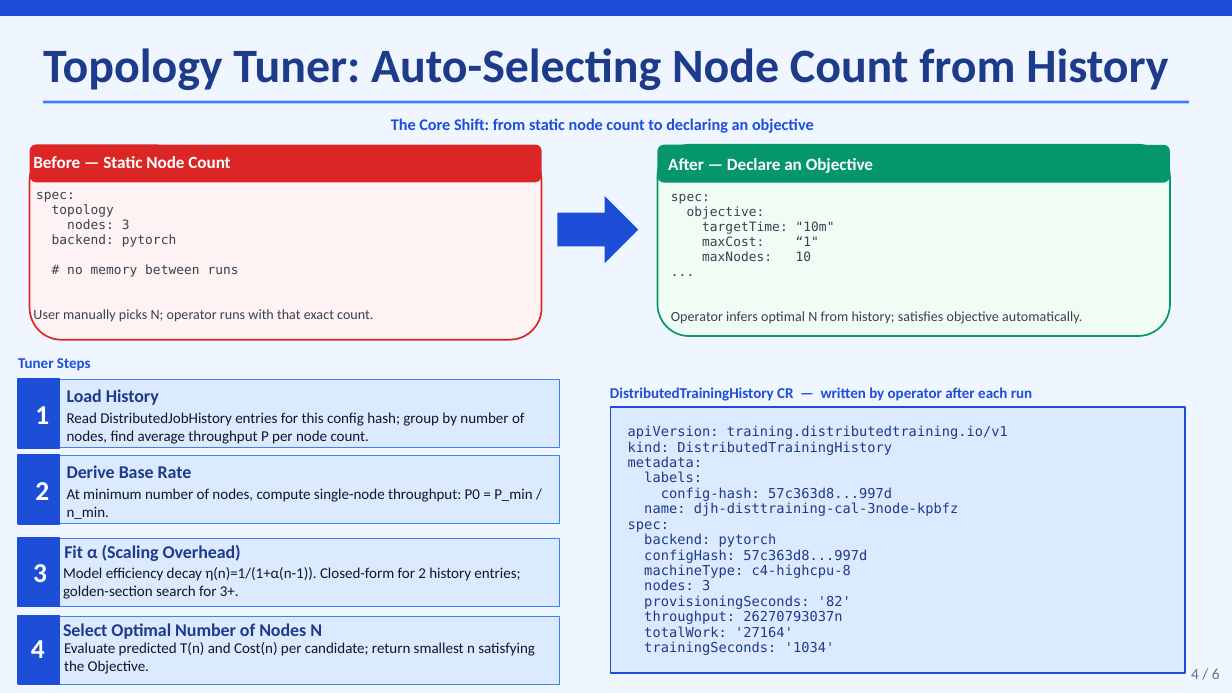
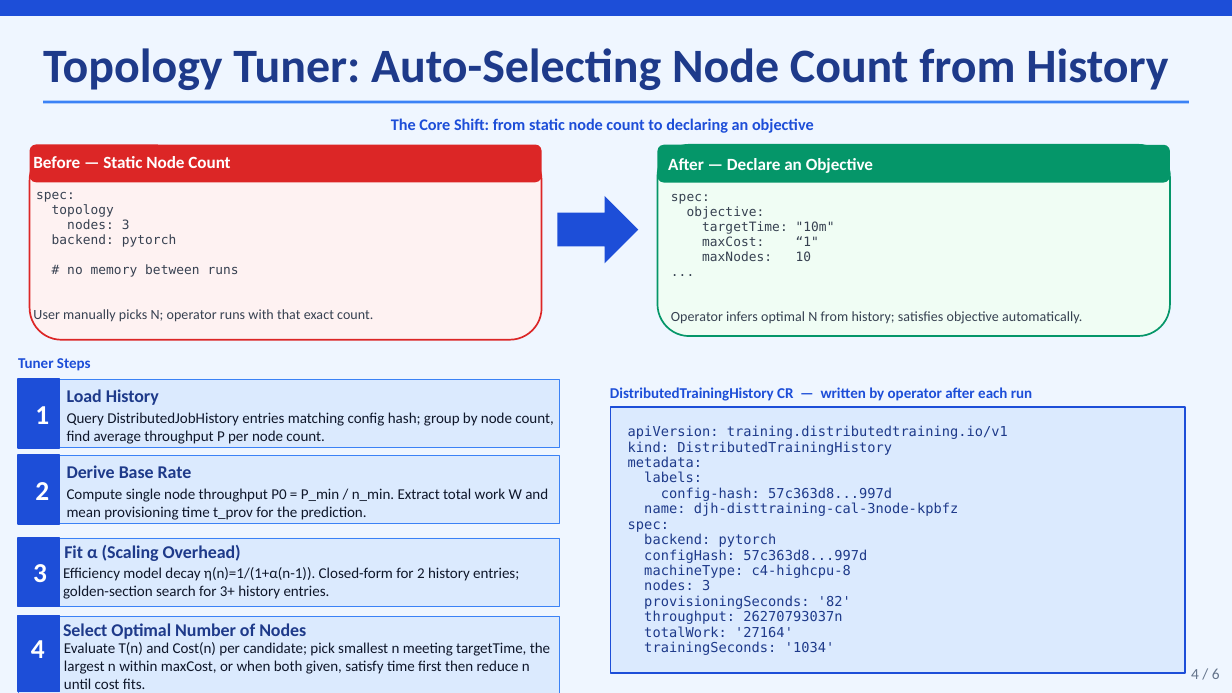
Before and after one commit to JonMukaj/praktikum2, a slide deck: slide 5 of presentation/final-finished.pptx. Drawn at 1232x693 pixels with LibreOffice and Linux fonts; fonts in the diff are those of the drawing. Boxes give left, top, right and bottom in pixels: in the first picture for what was removed or moved away, otherwise in the second. Text is boxed around its words. In the diff, an @@ line names an element or a change of style, - is before the commit and + after.

```diff
--- a/presentation/final-finished.pptx
+++ b/presentation/final-finished.pptx
@@ text at <box>67,412,553,444</box>: text changed @@
-Read DistributedJobHistory entries for this config hash; group by number of nodes, find average throughput P per node count.
+Query DistributedJobHistory entries matching config hash; group by node count, find average throughput P per node count.
@@ text at <box>67,488,548,520</box>: text changed @@
-At minimum number of nodes, compute single-node throughput: P0 = P_min / n_min.
+Compute single node throughput P0 = P_min / n_min. Extract total work W and mean provisioning time t_prov for the prediction.
@@ text at <box>63,567,519,599</box>: text changed @@
-Model efficiency decay η(n)=1/(1+α(n-1)). Closed-form for 2 history entries; golden-section search for 3+.
+Efficiency model decay η(n)=1/(1+α(n-1)). Closed-form for 2 history entries; golden-section search for 3+ history entries.
@@ rectangle: place and size @@
-rectangle at <box>18,616,561,685</box>
+rectangle at <box>18,616,561,692</box>
@@ rectangle: place and size @@
-rectangle at <box>18,616,60,685</box>
+rectangle at <box>18,616,60,692</box>
@@ text at <box>63,623,306,639</box>: text changed @@
-Select Optimal Number of Nodes N
+Select Optimal Number of Nodes
@@ text at <box>64,642,550,674</box>: text changed @@
-Evaluate predicted T(n) and Cost(n) per candidate; return smallest n satisfying the Objective.
+Evaluate T(n) and Cost(n) per candidate; pick smallest n meeting targetTime, the largest n within maxCost, or when both given, satisfy time first then reduce n until cost fits.
```
Also in this commit, not shown: 2 other slides changed, 2 slides added.
